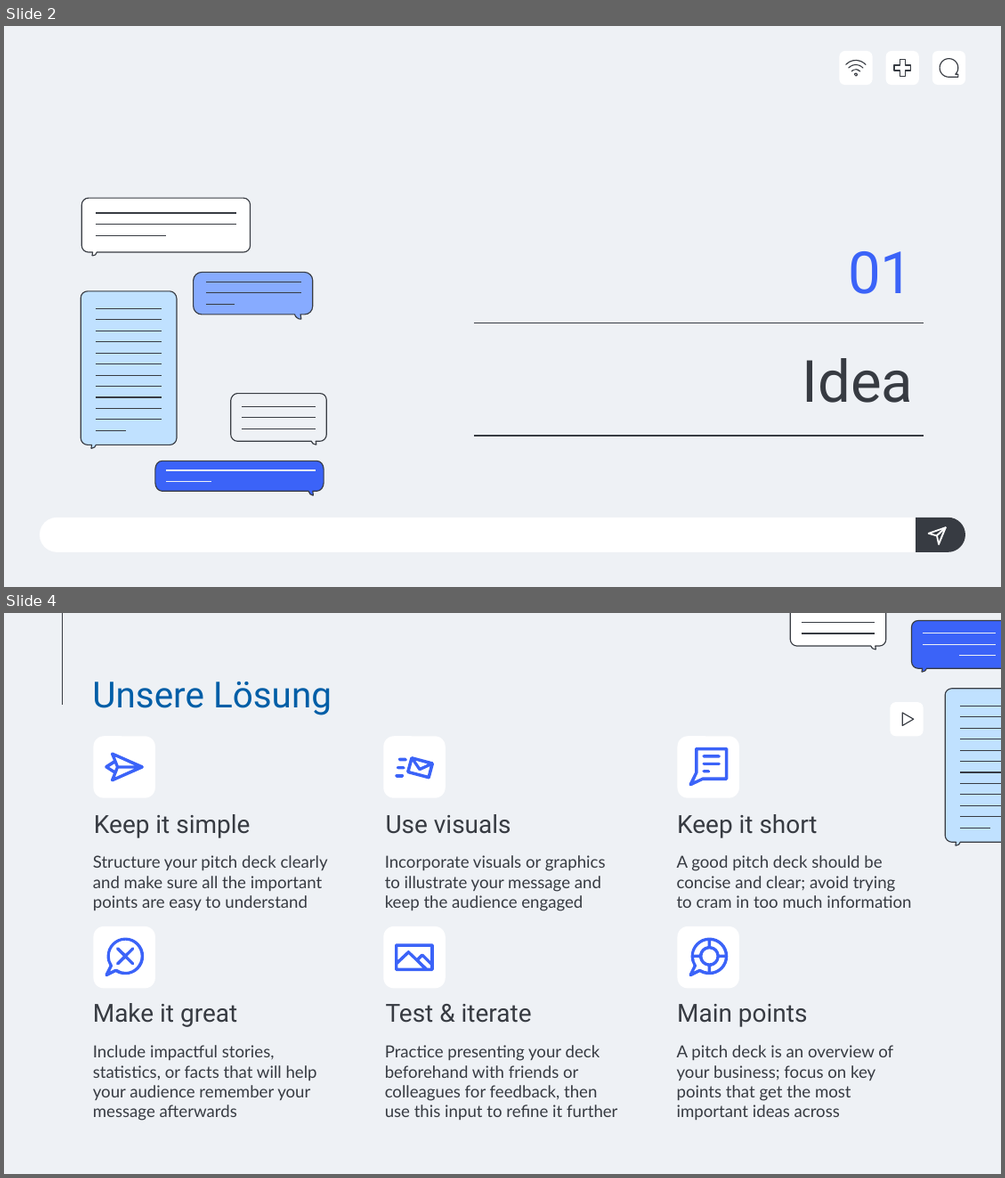
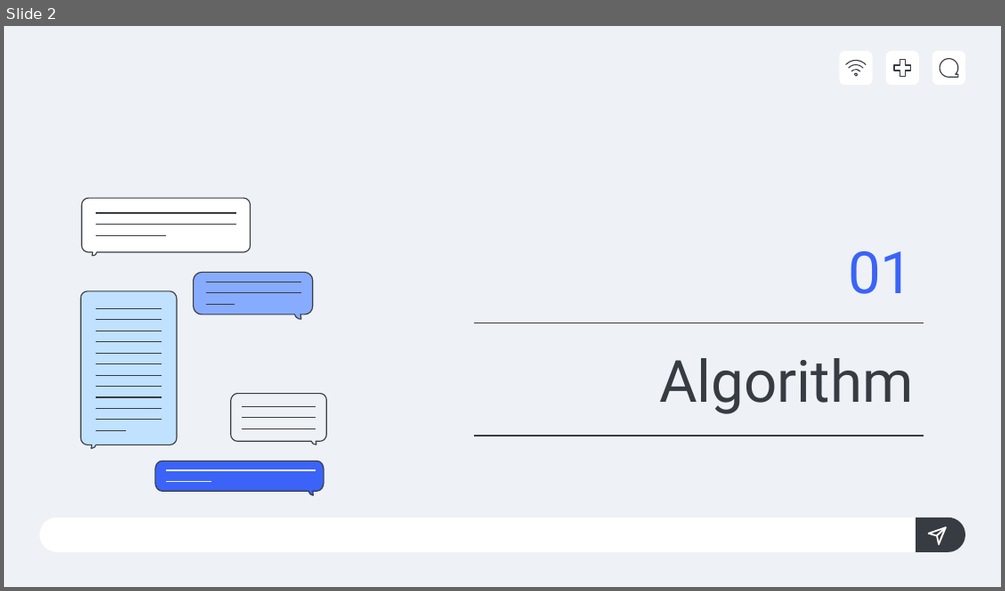
Before and after one commit to M4RKUS28/SmartStay24, a slide deck: Makeathon Check24 - Pitch.pptx. Shown one above the other, each under a label of ours: slides 2 and 4 before the commit, slide 2 after it; the slides between them are not shown. The pictures are 1005x1178 and 1005x591 pixels, drawn with LibreOffice and Linux fonts; fonts in the diff are those of the drawing; background and template pictures are left out. Boxes give left, top, right and bottom in pixels: in the first picture for what was removed or moved away, otherwise in the second. Text is boxed around its words. In the diff, an @@ line names an element or a change of style, - is before the commit and + after.

```diff
--- a/Makeathon Check24 - Pitch.pptx
+++ b/Makeathon Check24 - Pitch.pptx
@@ slide 4 removed at (4,613,1001,1174), background #EEF1F5 @@
@@ line removed from (63, 613) to (63, 705) @@
@@ title removed at (92,682,332,715) @@
-Unsere Lösung
@@ rounded rectangle removed at (890,702,923,736) @@
@@ triangle removed at (902,713,913,726) @@
@@ rounded rectangle removed at (94,736,155,797) @@
@@ rounded rectangle removed at (384,736,445,797) @@
@@ rounded rectangle removed at (677,736,738,797) @@
@@ freeform shape removed at (105,752,144,781) @@
@@ freeform shape removed at (395,756,434,779) @@
@@ freeform shape removed at (688,747,728,787) @@
@@ subtitle removed at (94,814,250,838) @@
-Keep it simple
@@ subtitle removed at (386,814,511,834) @@
-Use visuals
@@ subtitle removed at (677,814,817,838) @@
-Keep it short
@@ group removed at (791,613,1001,845): 17 lines, 3 freeform shapes @@
@@ subtitle removed at (93,855,328,910) @@
-Structure your pitch deck clearly and make sure all the important points are easy to understand
@@ subtitle removed at (385,855,606,911) @@
-Incorporate visuals or graphics to illustrate your message and keep the audience engaged
@@ subtitle removed at (677,855,911,908) @@
-A good pitch deck should be concise and clear; avoid trying to cram in too much information
@@ rounded rectangle removed at (94,926,155,988) @@
@@ rounded rectangle removed at (384,926,445,988) @@
@@ rounded rectangle removed at (677,926,738,988) @@
@@ freeform shape removed at (105,937,144,977) @@
@@ freeform shape removed at (395,943,434,971) @@
@@ freeform shape removed at (688,937,728,977) @@
@@ subtitle removed at (93,1003,237,1027) @@
-Make it great
@@ subtitle removed at (386,1004,532,1022) @@
-Test & iterate
@@ subtitle removed at (677,1004,808,1027) @@
-Main points
@@ subtitle removed at (93,1045,317,1120) @@
-Include impactful stories, statistics, or facts that will help your audience remember your
-message afterwards
@@ subtitle removed at (385,1045,617,1119) @@
-Practice presenting your deck beforehand with friends or colleagues for feedback, then use this input to refine it further
@@ subtitle removed at (677,1045,893,1119) @@
-A pitch deck is an overview of your business; focus on key points that get the most important ideas across
@@ slide 2 changed as well @@
@@ title at (659,358,913,414): text changed @@
-Idea
+Algorithm
```
Also in this commit, not shown: 3 other slides changed, 7 slides added, 2 other slides removed.
